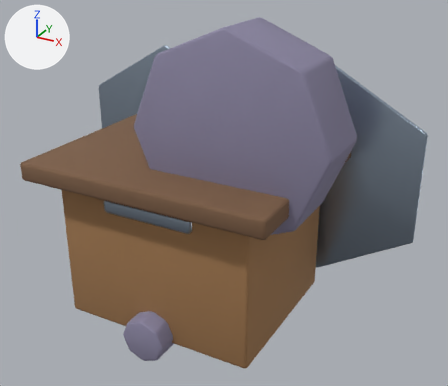
Before and after pictures for a commit that changed the Blender file assets-source/blender/buildings/recruit_hall.blend.
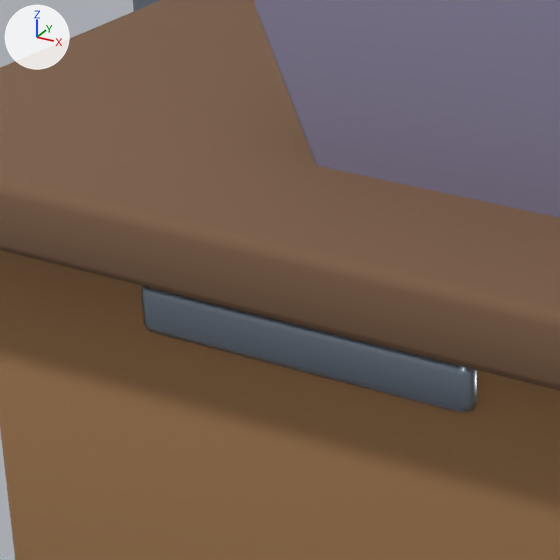
Each version is shown whole from a 50 mm camera at (3.86, -6.29, 4.84) aimed at (0.29, 0.2, 1.59), then close up on the part from 15% to 48% of the width and 33% to 71% of the height. Lighting does not change. The marker at upper left points along +X, +Y and +Z. The first two pictures are the older version.

In view in the first close-up: 'hallBody', 'roof', 'watchtower', 'workPart' and 1 more.
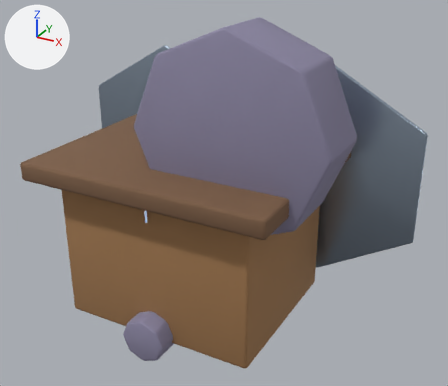
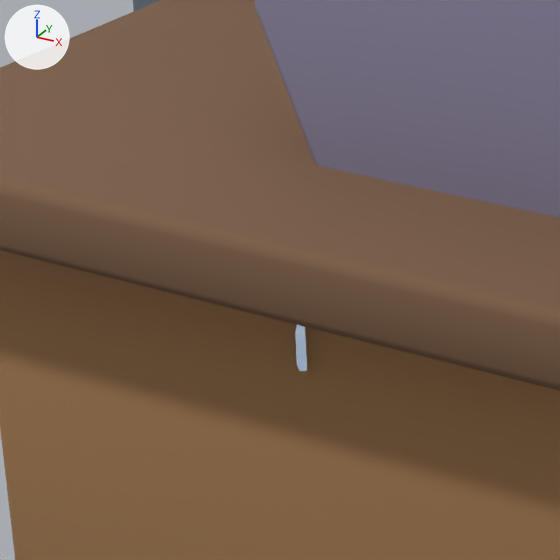
Location of each change, (x1, y1, x2, y2) in pixels of the close-ups (560 x 560 px):
'workPart', rescaled: before (141, 286, 477, 413); after (295, 325, 307, 371)

The change, as a diff of the scene's bpy script:
```diff
--- a/assets-source/blender/buildings/recruit_hall.blend.py
+++ b/assets-source/blender/buildings/recruit_hall.blend.py
@@ ob_workpart @@
 ob_workpart.location = (0.0, 1.75, 1.1)
+ob_workpart.scale = (0.0, 1.0, 1.0)
 _m = ob_workpart.modifiers.new('soft bevel', 'BEVEL')
```
